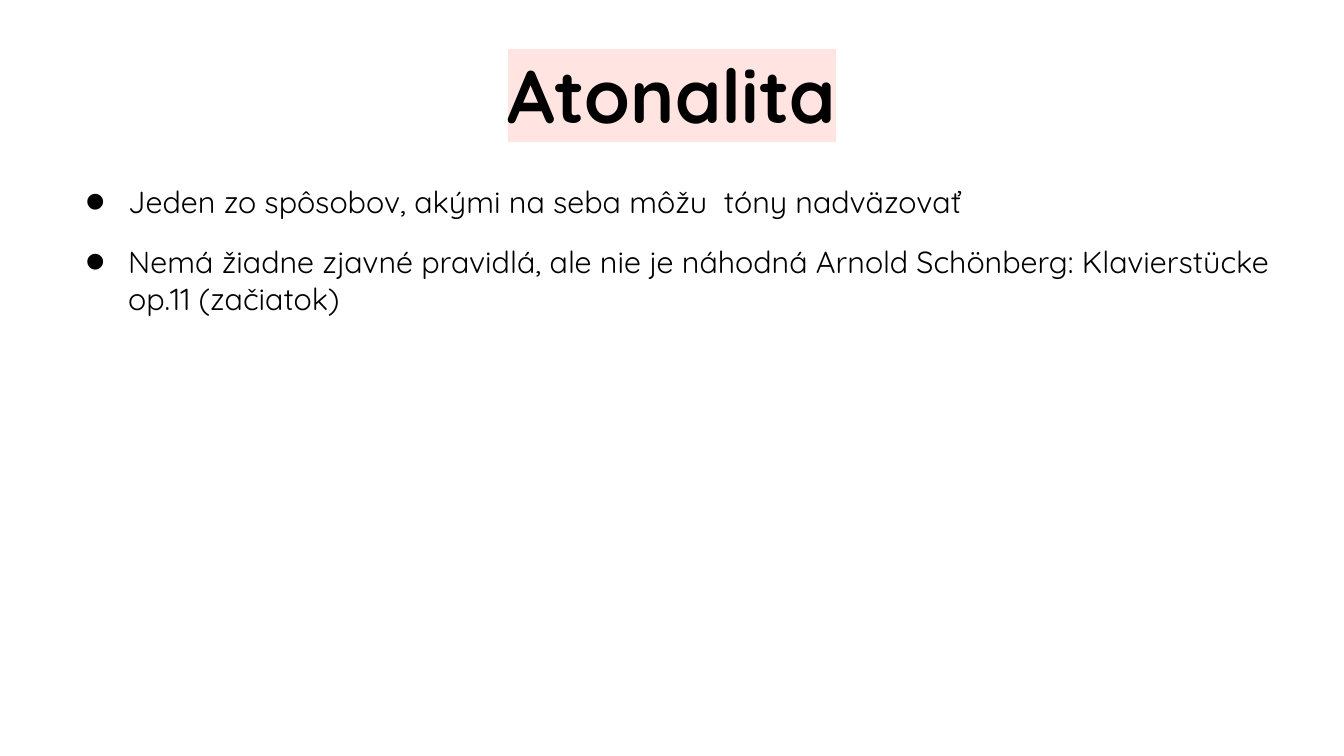
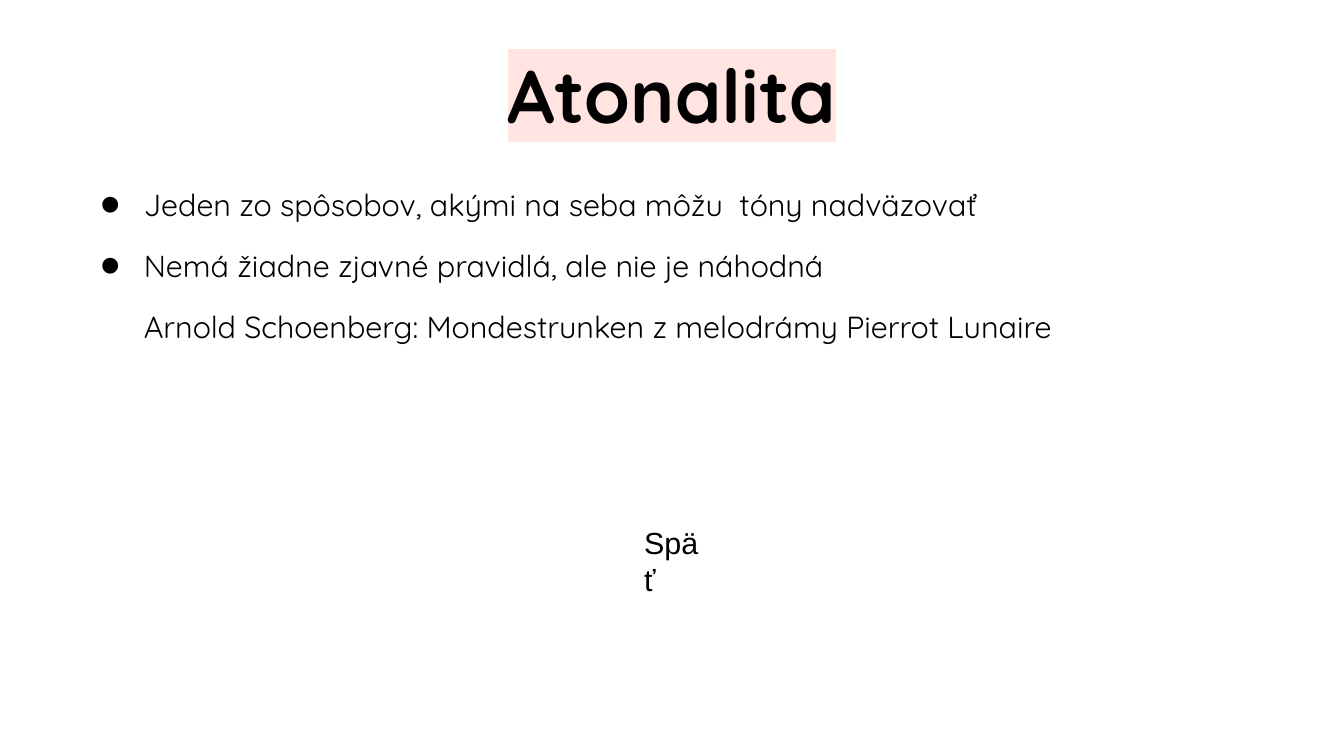
Before and after one commit to jenca-adam/skolskeveci, a slide deck: slide 4 of hudobna/sucasna-vazna-hudba/prezentazia.odp. Drawn at 1344x756 pixels with LibreOffice and Linux fonts; fonts in the diff are those of the drawing; background and template pictures are left out. Boxes give left, top, right and bottom in pixels: in the first picture for what was removed or moved away, otherwise in the second. Text is boxed around its words. In the diff, an @@ line names an element or a change of style, - is before the commit and + after.

```diff
--- a/hudobna/sucasna-vazna-hudba/prezentazia.odp
+++ b/hudobna/sucasna-vazna-hudba/prezentazia.odp
@@ text "Jeden zo spôsobov, akými na ...": place and size @@
-text "Jeden zo spôsobov, akými na ..." at (128,190,1269,316)
+text "Jeden zo spôsobov, akými na ..." at (144,193,1051,344)
@@ text at (144,254,1051,344): text changed @@
-• Nemá žiadne zjavné pravidlá, ale nie je náhodná Arnold Schönberg: Klavierstücke op.11 (začiatok)
+• Nemá žiadne zjavné pravidlá, ale nie je náhodná
+Arnold Schoenberg: Mondestrunken z melodrámy Pierrot Lunaire
@@ text added at (633,518,722,599), 18 pt, text #000000 @@
+Späť
```
Also in this commit, not shown: 2 other slides changed, 11 slides added, 13 other files.
